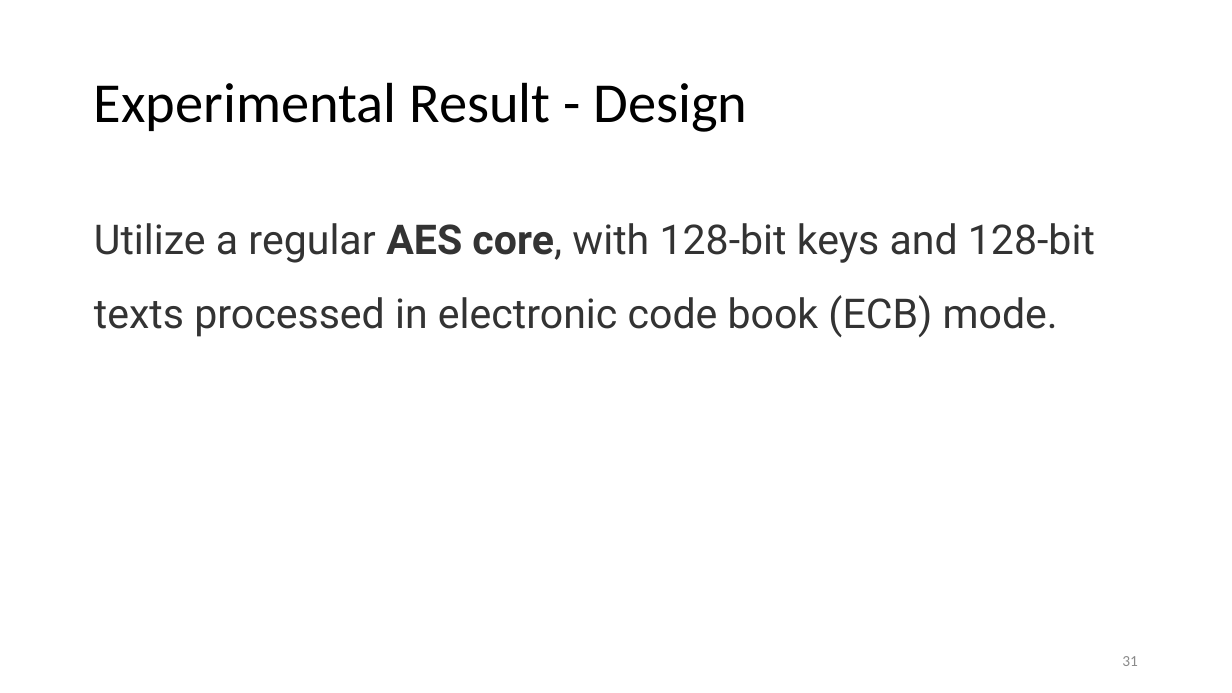
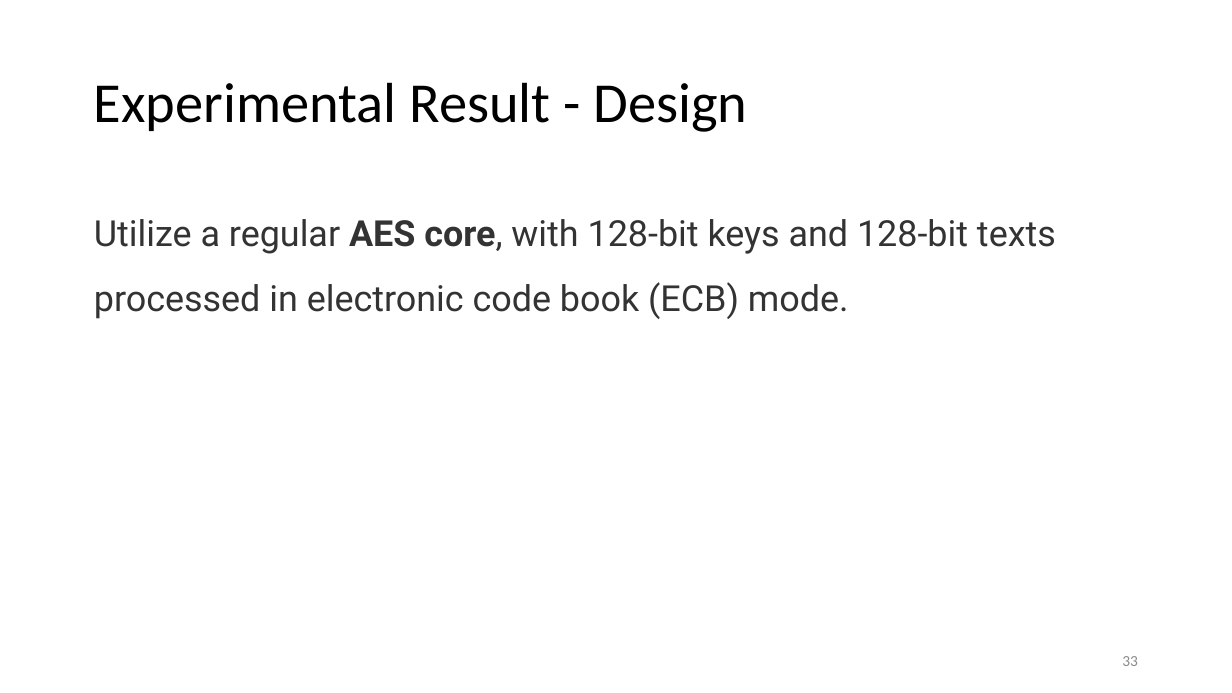
Before and after one commit to Pacific-Feng-Studuies/Studied-Papers, a slide deck: slide 34 of GM/X-Volt Joint Tuning of Driver Strengths and Supply Voltages/X-Volt Joint Tuning of Driver Strengths and Supply Voltages.pptx (slide 32 before the commit). Drawn at 1232x693 pixels with LibreOffice and Linux fonts; fonts in the diff are those of the drawing. Boxes give left, top, right and bottom in pixels: in the first picture for what was removed or moved away, otherwise in the second. Text is boxed around its words. In the diff, an @@ line names an element or a change of style, - is before the commit and + after.

```diff
--- a/GM/X-Volt Joint Tuning of Driver Strengths and Supply Voltages/X-Volt Joint Tuning of Driver Strengths and Supply Voltages.pptx
+++ b/GM/X-Volt Joint Tuning of Driver Strengths and Supply Voltages/X-Volt Joint Tuning of Driver Strengths and Supply Voltages.pptx
@@ text "Utilize a regular AES core, ..." at (x1=94, y1=219, x2=1056, y2=319): size 32 to 28 pt @@
@@ page number at (x1=1122, y1=656, x2=1138, y2=666): text changed @@
-31
+33
```
Also in this commit, not shown: 14 other slides changed, 3 slides added, 1 slide removed.
